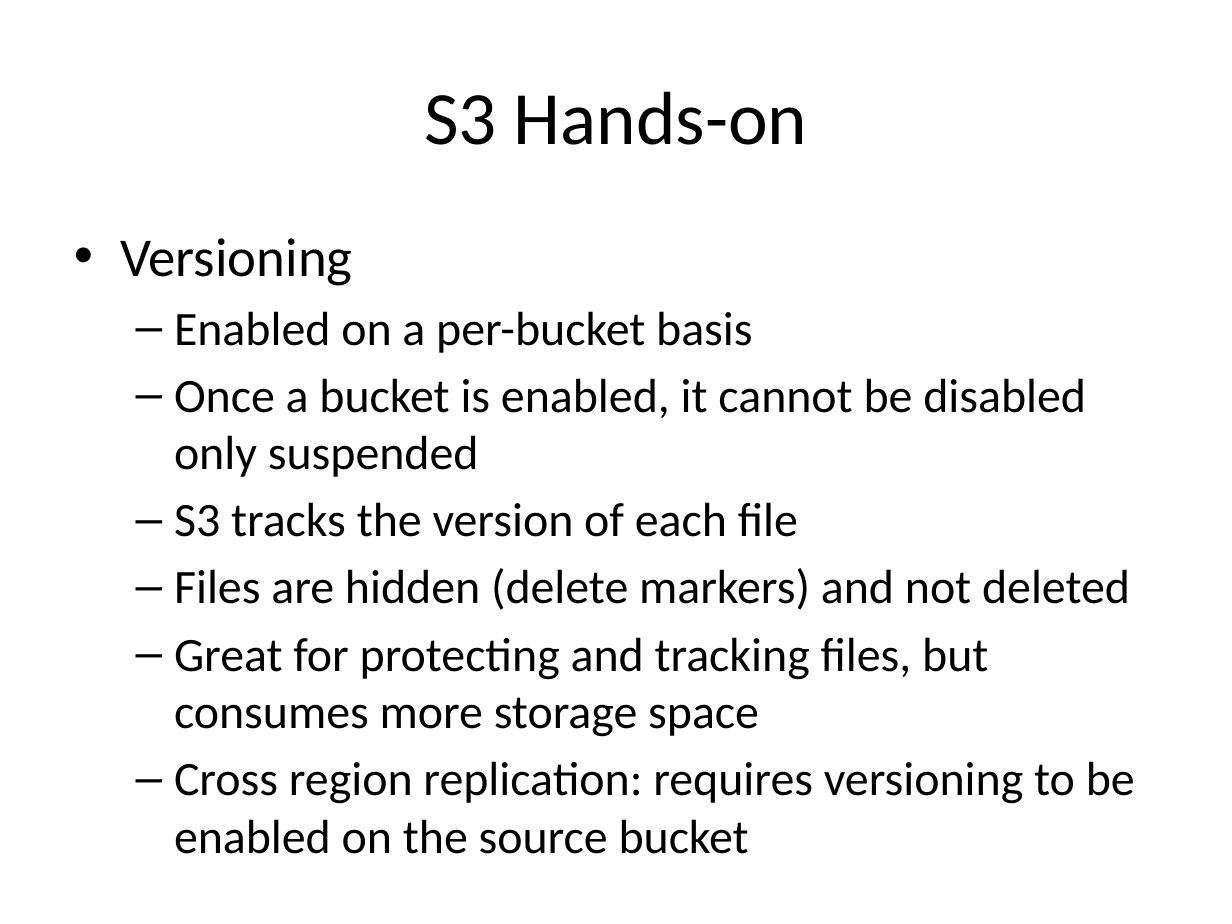
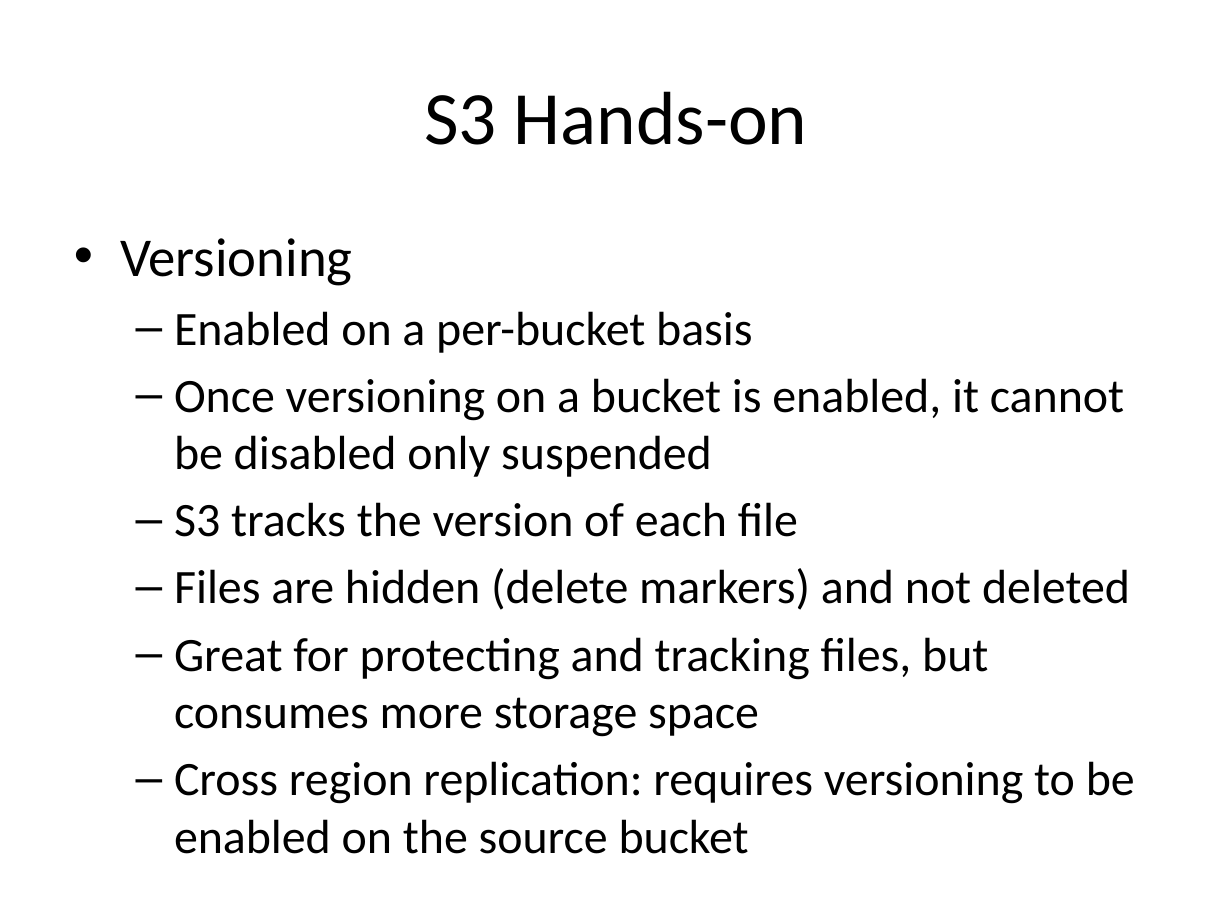
Before and after one commit to jasondbaker/infrastructure-class, a slide deck: slide 28 of infrastructure-week-4.pptx. Drawn at 1232x924 pixels with LibreOffice and Linux fonts; fonts in the diff are those of the drawing. Boxes give left, top, right and bottom in pixels: in the first picture for what was removed or moved away, otherwise in the second. Text is boxed around its words. In the diff, an @@ line names an element or a change of style, - is before the commit and + after.

Commit message:
update devops presentation and syllabus

```diff
--- a/infrastructure-week-4.pptx
+++ b/infrastructure-week-4.pptx
@@ text at [174, 378, 1124, 477]: text changed @@
-  – Once a bucket is enabled, it cannot be disabled only suspended
+  – Once versioning on a bucket is enabled, it cannot be disabled only suspended
```
Also in this commit, not shown: 3 other files.
